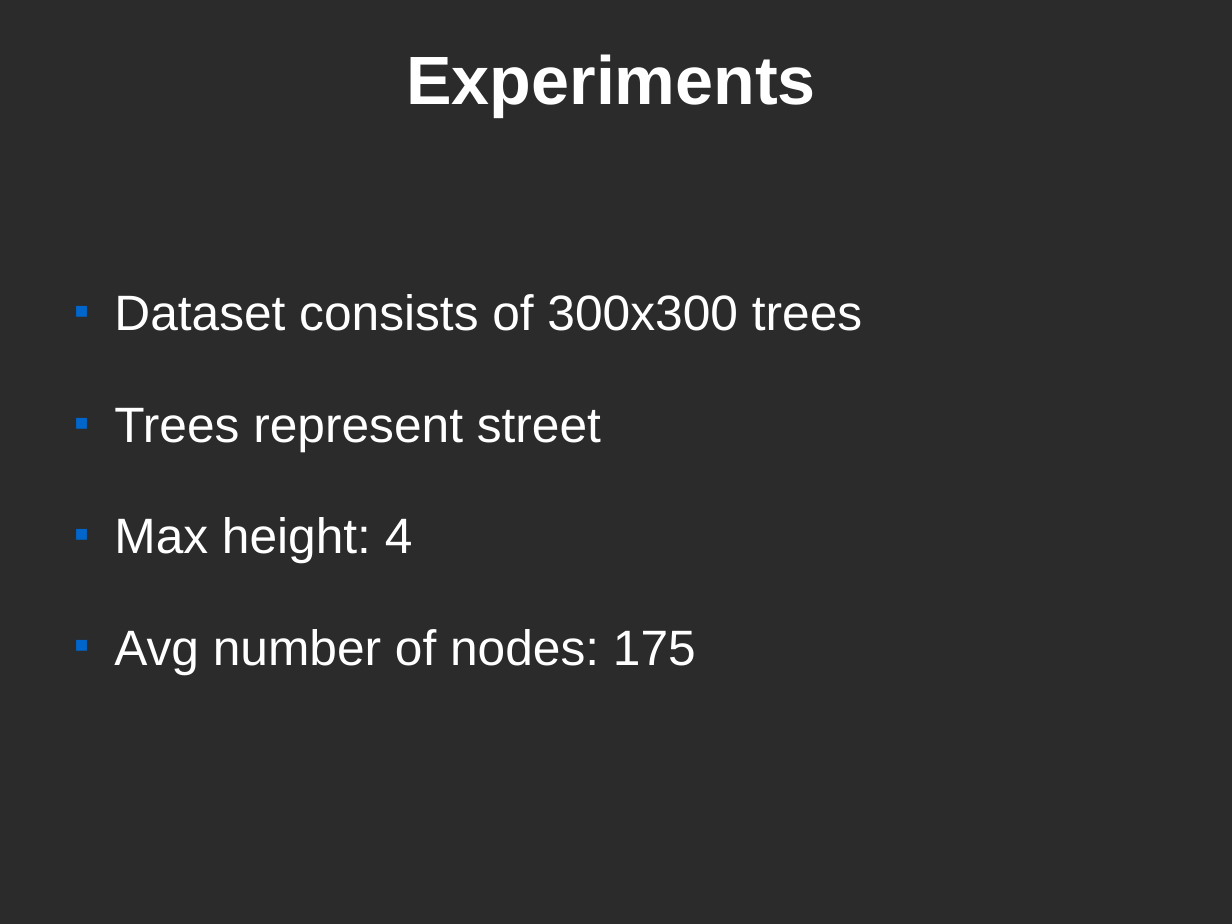
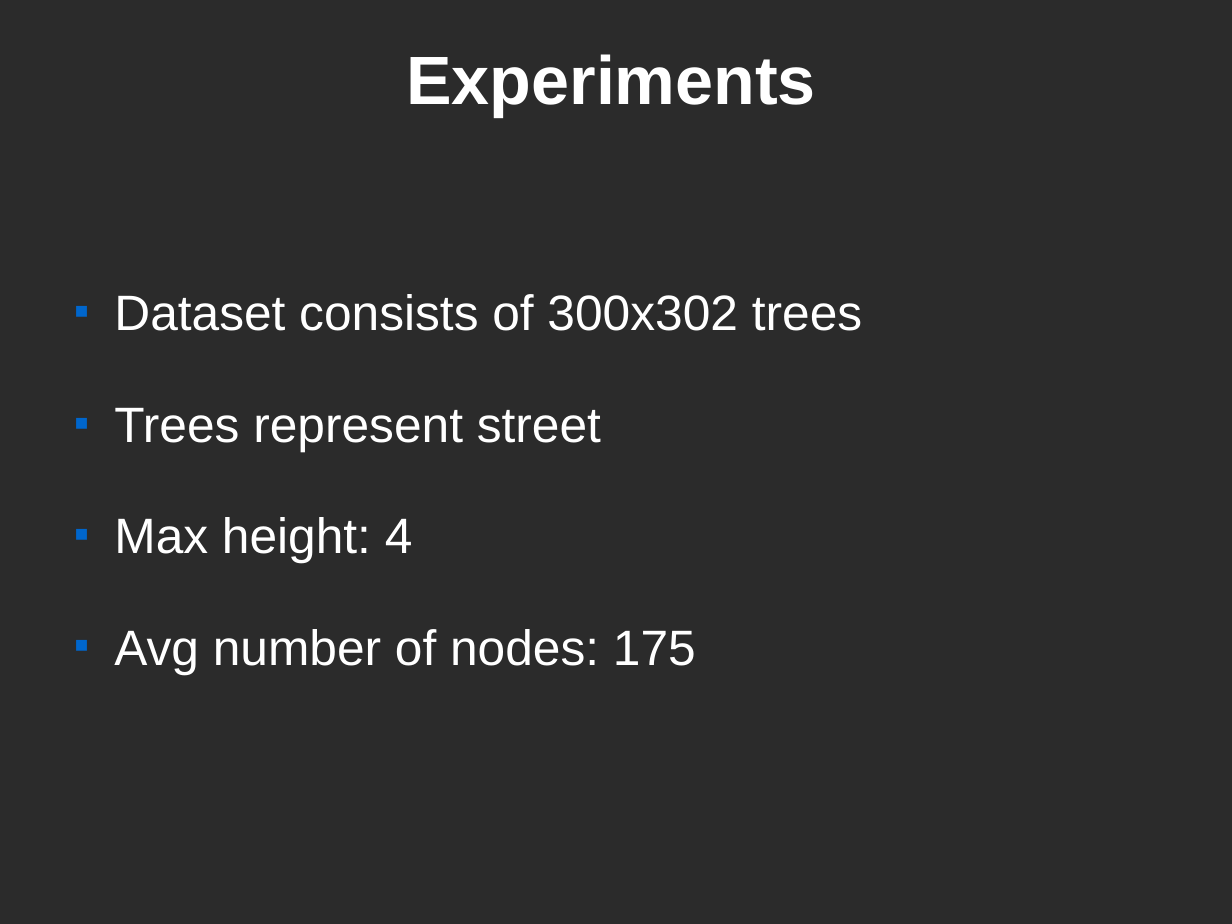
Before and after one commit to LuciferoO/treeeditdistance, a slide deck: slide 9 of treeeditdistance/doc/Presentation.odp. Drawn at 1232x924 pixels with LibreOffice and Linux fonts; fonts in the diff are those of the drawing; background and template pictures are left out; a plain dark background stands for a picture behind light text. Boxes give left, top, right and bottom in pixels: in the first picture for what was removed or moved away, otherwise in the second. Text is boxed around its words. In the diff, an @@ line names an element or a change of style, - is before the commit and + after.

```diff
--- a/treeeditdistance/doc/Presentation.odp
+++ b/treeeditdistance/doc/Presentation.odp
@@ text at box(114, 294, 862, 331): text changed @@
-■ Dataset consists of 300x300 trees
+■ Dataset consists of 300x302 trees
```
